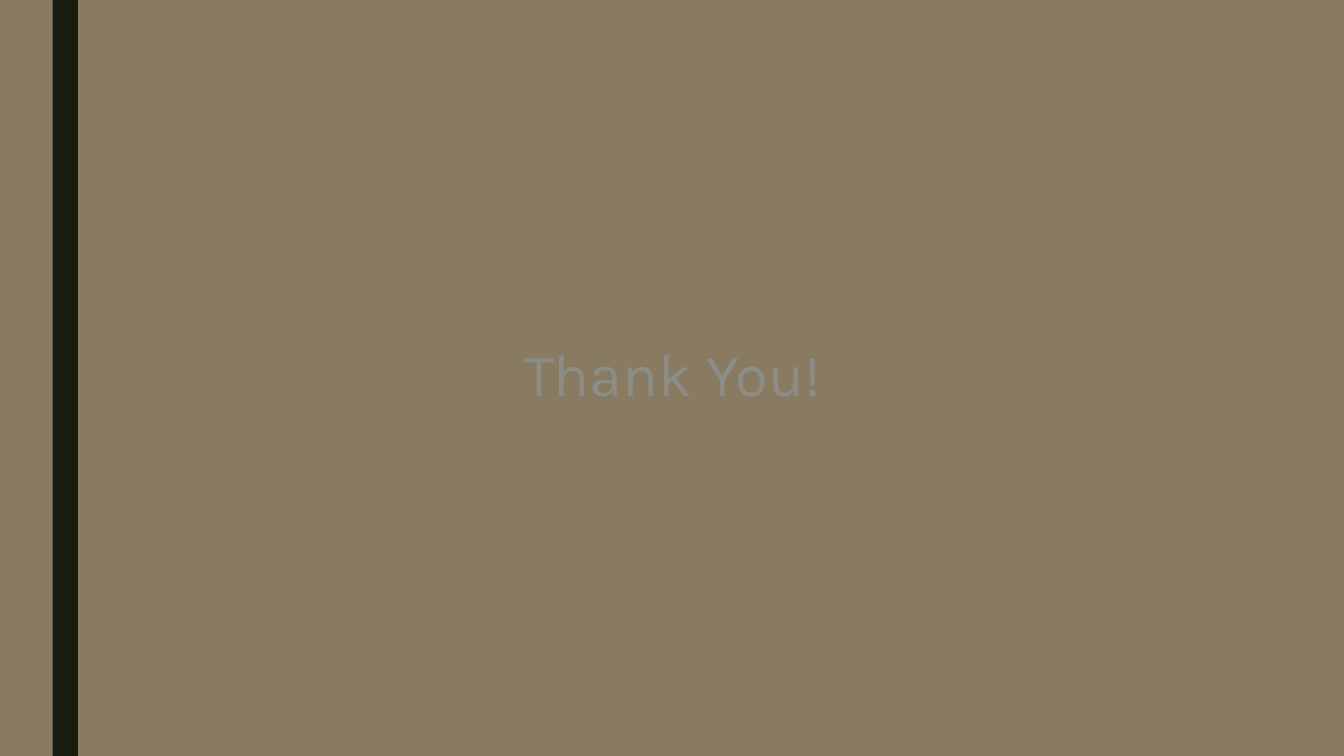
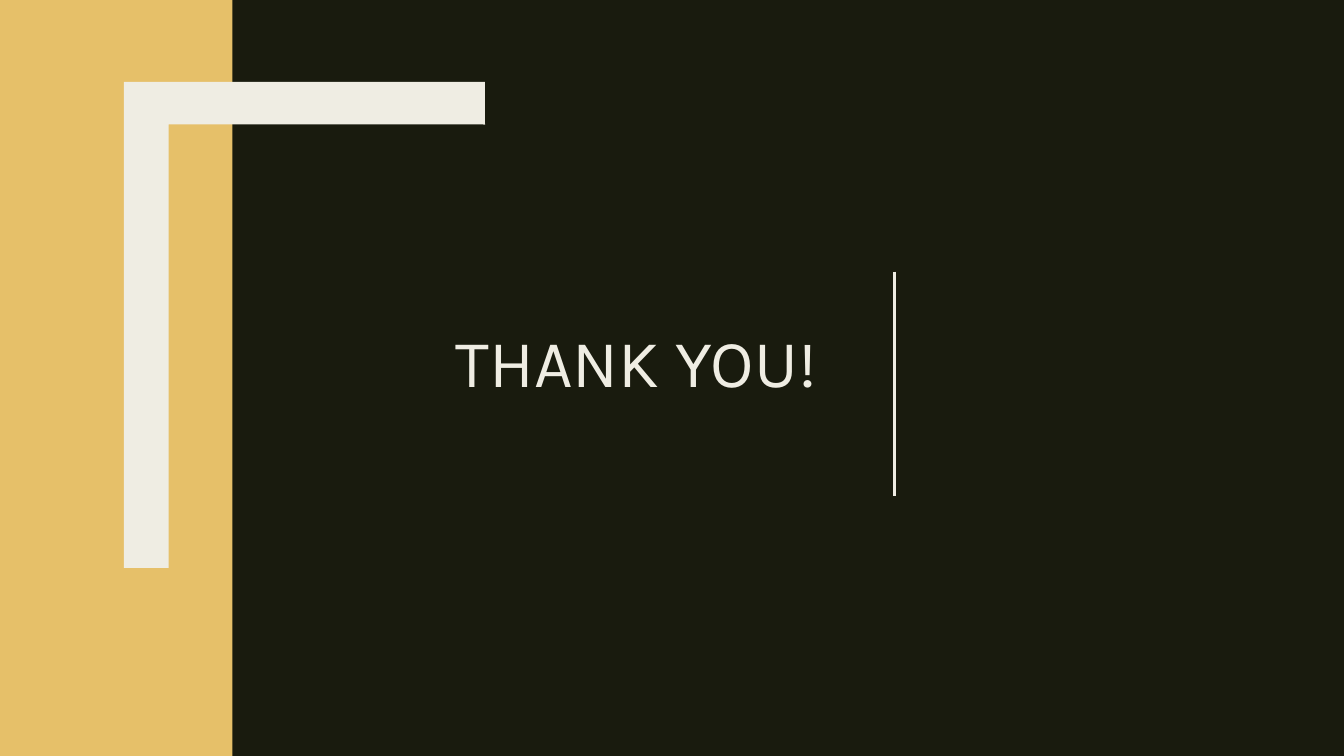
Before and after one commit to 7UsmanS/Java-TetrisTest-master, a slide deck: slide 11 of Java-TetrisTest-master/documentation/Presentation - Group.pptx (slide 6 before the commit). Drawn at 1344x756 pixels with LibreOffice and Linux fonts; fonts in the diff are those of the drawing. Boxes give left, top, right and bottom in pixels: in the first picture for what was removed or moved away, otherwise in the second. Text is boxed around its words. In the diff, an @@ line names an element or a change of style, - is before the commit and + after.

```diff
--- a/Java-TetrisTest-master/documentation/Presentation - Group.pptx
+++ b/Java-TetrisTest-master/documentation/Presentation - Group.pptx
@@ background #897B61 to #191B0E @@
@@ rectangle added at [0,0,1344,755], fill #191B0E @@
@@ rectangle added at [0,0,233,755], fill #E6C069 @@
@@ rectangle at [52,0,78,755]: fill #191B0E to #EFEDE3 @@
@@ freeform shape added at [124,82,485,569], fill #EFEDE3 @@
@@ line added from (895, 271) to (895, 496), #EFEDE3 1.5 pt @@
@@ title added at [456,344,817,388], 36 pt, text #EFEDE3 @@
+THANK YOU!
```
Also in this commit, not shown: 1 other slide changed, 7 slides added, 2 slides removed.
